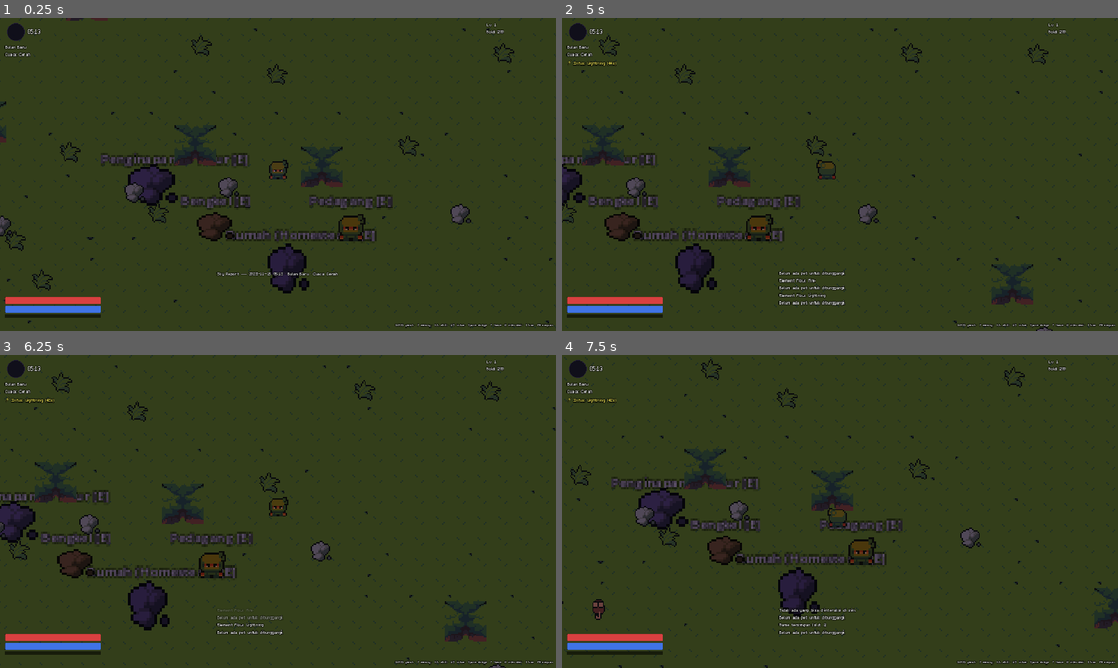
Above: before the commit, frames 1-4 (two rows, left to right).
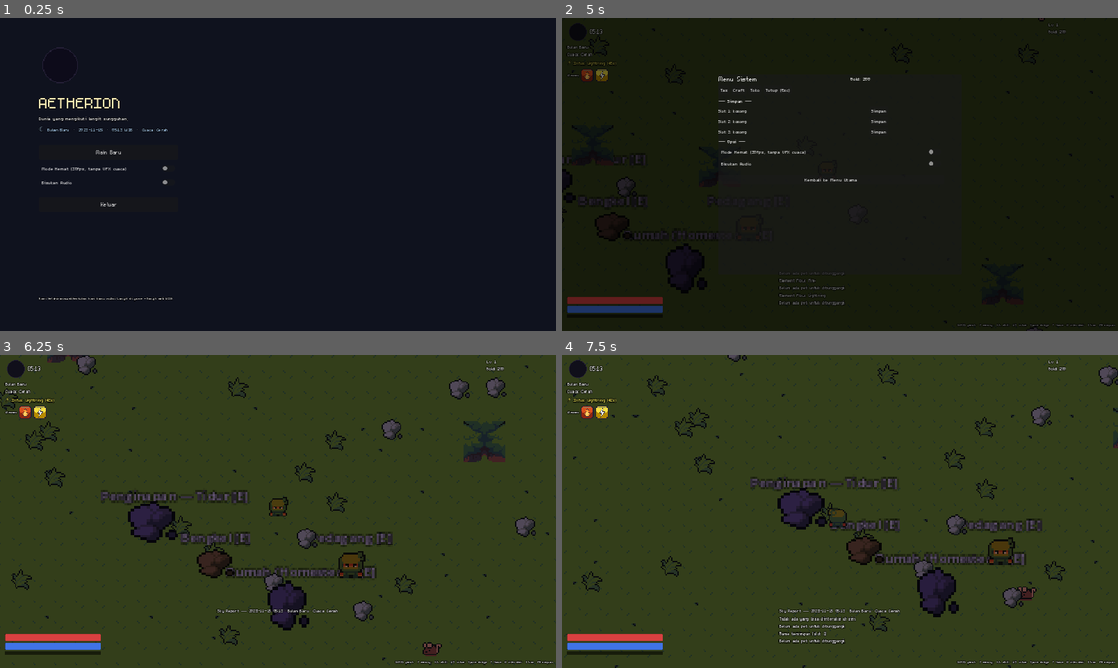
Above: after the commit, the same moments.

Repository: lifkieh/Aetherion
Game: Godot game, scene res://scenes/ui/MainMenu.tscn
Two runs of this game, one before a commit and one after it. Both use one fixed random seed, a clock stepped at 60 frames per second and the inputs below. Before the commit the project starts from res://scenes/Main.tscn.
Inputs (mouse positions are in pixels of both pictures, inside the frame that each line leads up to):
- Up to frame 1 (0.25 s): no input
- Up to frame 2 (5 s): click (673, 152) at 0.5 s, where only the run after the commit has a clickable "Main Baru"; tap Enter at 1.25 s; hold D (move_right) 1.28-2.03 s; tap R (mount) at 1.35, 2.3, 3.05, 3.8, 4.55 s; hold S (move_down) 2.03-2.78 s; tap J (attack) at 2.1 s; hold D (move_right) 2.78-3.53 s; tap Space (dodge) at 2.85 s; hold W (move_up) 3.53-4.28 s; tap 1 (infuse_fire) at 3.6 s; hold A (move_left) from 4.28 s (still down); tap 2 (infuse_lightning) at 4.35 s; tap Escape (pause_menu) at 4.9 s
- Up to frame 3 (6.25 s): release A (move_left) at 5 s; click (316, 448) at 5 s, where only the run after the commit has a clickable "Simpan"; click (339, 448) at 5.75 s, where only the run after the commit has a clickable "Muat"
- Up to frame 4 (7.5 s): hold A (move_left) 6.53-7.28 s; tap E (interact) at 6.6 s; tap R (mount) at 6.8, 7.35 s; tap F7 (save_game) at 7.15 s; hold S (move_down) from 7.28 s (still down)

The runs differ from the first frame. In frame 1, 96% of the frame differs, in the area x 0-100%, y 0-100%; in frame 2, 95%; in frame 3, 11%; in frame 4, 11%.

Commit message:
M8 Polish: Main Menu, 3-slot save/load UI + backup + schema, system menu, Mode Hemat, element icons in HUD, Sky Report; 57/57 tests. FASE 0 FEATURE-COMPLETE
Co-Authored-By: Claude Opus 4.8 (1M context) <noreply@anthropic.com>

Diff:
--- a/game/autoload/PlayerData.gd
+++ b/game/autoload/PlayerData.gd
@@ -55,6 +55,33 @@
 	recalculate_stats()
 	hp = max_hp
 	mp = max_mp
+
+## Reset to a fresh character (New Game). birth_sign from creation date (v0.3 §3.3).
+func new_game() -> void:
+	level = 1; exp = 0; stat_points = 0
+	attributes = {"STR": 5, "END": 5, "AGI": 5, "INT": 5, "LUK": 5}
+	gold = 200
+	inventory = {"minor_potion": 3, "basic_orb": 2, "wooden_sword": 1, "seed_mintleaf": 3}
+	equipped_weapon = "wooden_sword"
+	known_skills = ["strike", "flame_slash", "spark_bolt"]
+	mastered_elements = ["fire", "lightning"]
+	infusion = {}
+	monsters = []
+	active_pet_index = -1
+	mounted = false
+	homestead_plots = []
+	scenario_flags = {}
+	titles = []
+	professions = {"main": "adventurer", "sub": []}
+	birth_sign = _birth_sign_from_today()
+	recalculate_stats()
+	hp = max_hp
+	mp = max_mp
+
+func _birth_sign_from_today() -> String:
+	# 12 Rasi Agung mapped by month (v0.3 §3.1) — flavor.
+	var signs := ["Serigala","Paus","Pedang","Timbangan","Naga","Kelinci","Mahkota","Jangkar","Obor","Cermin","Benih","Gerbang"]
+	return signs[(GameClock.now_wib().month - 1) % 12]
 
 # --- EXP / leveling ---------------------------------------------------------
 
--- /dev/null
+++ b/game/autoload/Settings.gd
@@ -0,0 +1,44 @@
+extends Node
+## Settings (M8) — Mode Hemat (eco), audio, persisted to user://settings.cfg.
+
+signal changed()
+
+const PATH := "user://settings.cfg"
+
+var eco_mode := false        # disable weather VFX, cap 30fps
+var muted := false
+var music_volume := 0.8
+
+func _ready() -> void:
+	load_cfg()
+	apply()
+
+func apply() -> void:
+	Engine.max_fps = 30 if eco_mode else 60
+	Audio.set_muted(muted)
+	changed.emit()
+
+func set_eco(v: bool) -> void:
+	eco_mode = v
+	apply()
+	save_cfg()
+
+func set_muted_pref(v: bool) -> void:
+	muted = v
+	apply()
+	save_cfg()
+
+func save_cfg() -> void:
+	var cfg := ConfigFile.new()
+	cfg.set_value("video", "eco_mode", eco_mode)
+	cfg.set_value("audio", "muted", muted)
+	cfg.set_value("audio", "music_volume", music_volume)
+	cfg.save(PATH)
+
+func load_cfg() -> void:
+	var cfg := ConfigFile.new()
+	if cfg.load(PATH) != OK:
+		return
+	eco_mode = cfg.get_value("video", "eco_mode", false)
+	muted = cfg.get_value("audio", "muted", false)
+	music_volume = cfg.get_value("audio", "music_volume", 0.8)
--- a/game/autoload/WorldState.gd
+++ b/game/autoload/WorldState.gd
@@ -122,3 +122,8 @@
 	weather = d.get("weather", "sunny")
 	counters = d.get("counters", {})
 	node_states = d.get("node_states", {})
+
+func new_game() -> void:
+	counters = {}
+	node_states = {}
+	_roll_weather(true)
--- a/game/project.godot
+++ b/game/project.godot
@@ -7,7 +7,7 @@
 
 config/name="Aetherion"
 config/description="2D open-world sandbox action RPG — real WIB time, lunar sky, taming, crafting."
-run/main_scene="res://scenes/Main.tscn"
+run/main_scene="res://scenes/ui/MainMenu.tscn"
 config/features=PackedStringArray("4.3", "GL Compatibility")
 config/icon="res://icon.svg"
 
@@ -22,6 +22,7 @@
 SaveManager="*res://autoload/SaveManager.gd"
 Audio="*res://autoload/Audio.gd"
 ScenarioManager="*res://autoload/ScenarioManager.gd"
+Settings="*res://autoload/Settings.gd"
 
 [display]
 
--- a/game/scenes/Main.gd
+++ b/game/scenes/Main.gd
@@ -32,6 +32,7 @@
 	_add_hud()
 	_prime_monsters()
 	EventBus.weather_changed.connect(_on_weather_changed)
+	Settings.changed.connect(func(): _on_weather_changed(WorldState.weather))
 	_on_weather_changed(WorldState.weather)
 	Audio.play_music("11 - Clearing.ogg")
 	# Optional automated screenshot for verification (--screenshot arg or env)
@@ -252,7 +253,7 @@
 
 func _on_weather_changed(w: String) -> void:
 	if rain:
-		rain.emitting = w in ["rain", "thunderstorm"]
+		rain.emitting = (w in ["rain", "thunderstorm"]) and not Settings.eco_mode
 
 func _process_rain_follow() -> void:
 	if rain and player:
--- a/game/scenes/systems/WorldController.gd
+++ b/game/scenes/systems/WorldController.gd
@@ -15,7 +15,11 @@
 func _unhandled_input(event: InputEvent) -> void:
 	if not event.is_pressed() or event.is_echo():
 		return
-	if Input.is_action_just_pressed("save_game"):
+	if Input.is_action_just_pressed("pause_menu"):
+		var menu := get_tree().get_first_node_in_group("inventory_ui")
+		if menu and menu.has_method("open"):
+			menu.open("system")
+	elif Input.is_action_just_pressed("save_game"):
 		SaveManager.save_game(1)
 	elif Input.is_action_just_pressed("tame"):
 		_try_tame()
--- a/game/scenes/ui/HUD.gd
+++ b/game/scenes/ui/HUD.gd
@@ -12,6 +12,8 @@
 var moon_label: Label
 var weather_label: Label
 var infusion_label: Label
+var elements_row: HBoxContainer
+var _last_elem_count := -1
 var gold_label: Label
 var level_label: Label
 var toast_box: VBoxContainer
@@ -60,6 +62,10 @@
 	infusion_label = _mk_label("", 14)
 	infusion_label.visible = false
 	topleft.add_child(infusion_label)
+	elements_row = HBoxContainer.new()
+	elements_row.add_theme_constant_override("separation", 2)
+	topleft.add_child(elements_row)
+	_refresh_elements()
 
 	# --- Top-right: gold / level ---
 	var topright := VBoxContainer.new()
@@ -138,7 +144,28 @@
 	EventBus.minute_passed.connect(func(_d): _refresh_clock())
 	EventBus.toast.connect(_on_toast)
 
+func _refresh_elements() -> void:
+	if elements_row == null:
+		return
+	for c in elements_row.get_children():
+		c.queue_free()
+	var lbl := _mk_label("Elemen:", 12)
+	elements_row.add_child(lbl)
+	for elem in PlayerData.mastered_elements:
+		var p := "res://assets/game/ui/icons/element_%s_32.png" % elem
+		if ResourceLoader.exists(p):
+			var tr := TextureRect.new()
+			tr.texture = load(p)
+			tr.texture_filter = CanvasItem.TEXTURE_FILTER_NEAREST
+			tr.custom_minimum_size = Vector2(18, 18)
+			tr.stretch_mode = TextureRect.STRETCH_KEEP_ASPECT_CENTERED
+			tr.tooltip_text = elem.capitalize()
+			elements_row.add_child(tr)
+	_last_elem_count = PlayerData.mastered_elements.size()
+
 func _process(_delta: float) -> void:
+	if PlayerData.mastered_elements.size() != _last_elem_count:
+		_refresh_elements()
 	if infusion_label == null:
 		return
 	if PlayerData.has_active_infusion():
--- /dev/null
+++ b/game/scenes/ui/MainMenu.gd
@@ -0,0 +1,114 @@
+extends Control
+## Main Menu (M8) — entry scene. New Game / Load (3 slots) / Options / Quit,
+## with a Sky Report of the real sky right now (Fase0 §8, v0.2 §10.8).
+
+var _font: Font
+
+func _ready() -> void:
+	if ResourceLoader.exists("res://assets/game/fonts/m5x7.ttf"):
+		_font = load("res://assets/game/fonts/m5x7.ttf")
+	_build()
+	if OS.get_environment("AETHER_SHOT") == "1":
+		get_tree().create_timer(0.8).timeout.connect(func():
+			if DisplayServer.get_name() != "headless":
+				var img := get_viewport().get_texture().get_image()
+				if img: img.save_png("user://shot.png")
+			get_tree().quit())
+
+func _lbl(t: String, s: int) -> Label:
+	var l := Label.new()
+	l.text = t
+	if _font: l.add_theme_font_override("font", _font)
+	l.add_theme_font_size_override("font_size", s)
+	l.add_theme_constant_override("outline_size", 4)
+	l.add_theme_color_override("font_outline_color", Color(0, 0, 0, 0.8))
+	return l
+
+func _button(t: String, cb: Callable) -> Button:
+	var b := Button.new()
+	b.text = t
+	if _font: b.add_theme_font_override("font", _font)
+	b.add_theme_font_size_override("font_size", 18)
+	b.custom_minimum_size = Vector2(320, 34)
+	b.pressed.connect(cb)
+	return b
+
+func _build() -> void:
+	var bg := ColorRect.new()
+	bg.color = Color(0.06, 0.07, 0.12)
+	bg.set_anchors_preset(Control.PRESET_FULL_RECT)
+	add_child(bg)
+
+	# moon icon
+	var mi := TextureRect.new()
+	var idx := GameClock.moon_index()
+	var mp := "res://assets/game/sky/moon/moon_%d_%s.png" % [idx, ["new","waxing_crescent","first_quarter","waxing_gibbous","full","waning_gibbous","last_quarter","waning_crescent"][idx]]
+	if ResourceLoader.exists(mp):
+		mi.texture = load(mp)
+	mi.texture_filter = CanvasItem.TEXTURE_FILTER_NEAREST
+	mi.custom_minimum_size = Vector2(96, 96)
+	mi.stretch_mode = TextureRect.STRETCH_KEEP_ASPECT_CENTERED
+	mi.position = Vector2(90, 60)
+	add_child(mi)
+
+	var vb := VBoxContainer.new()
+	vb.position = Vector2(90, 170)
+	vb.add_theme_constant_override("separation", 8)
+	add_child(vb)
+
+	var title := _lbl("AETHERION", 56)
+	title.add_theme_color_override("font_color", Color(0.95, 0.9, 0.7))
+	vb.add_child(title)
+	vb.add_child(_lbl("Dunia yang mengikuti langit sungguhan.", 16))
+
+	# Sky Report
+	var ev := GameClock.sky_event_today()
+	var report := "☾ %s  ·  %s  ·  %s WIB  ·  Cuaca: %s" % [
+		GameClock.moon_name(), GameClock.date_string(), GameClock.time_string(),
+		{"sunny":"Cerah","rain":"Hujan","thunderstorm":"Badai Petir","blizzard":"Salju","blood_moon":"Bulan Darah"}.get(WorldState.weather, WorldState.weather)]
+	if ev != "": report += "  ·  ✦ " + ev
+	var rl := _lbl(report, 15)
+	rl.add_theme_color_override("font_color", Color(0.7, 0.85, 1.0))
+	vb.add_child(rl)
+
+	vb.add_child(_spacer(10))
+	vb.add_child(_button("Main Baru", _new_game))
+	if SaveManager.has_save(1) or SaveManager.has_save(2) or SaveManager.has_save(3):
+		for slot in [1, 2, 3]:
+			if SaveManager.has_save(slot):
+				var meta := SaveManager.save_meta(slot)
+				vb.add_child(_button("Muat Slot %d — %s Lv%d (%s)" % [slot, meta.get("name", "?"), meta.get("level", 1), meta.get("saved_at_str", "?")], _load.bind(slot)))
+	# Options
+	var eco := CheckButton.new()
+	eco.text = "Mode Hemat (30fps, tanpa VFX cuaca)"
+	if _font: eco.add_theme_font_override("font", _font)
+	eco.button_pressed = Settings.eco_mode
+	eco.toggled.connect(func(v): Settings.set_eco(v))
+	vb.add_child(eco)
+	var mute := CheckButton.new()
+	mute.text = "Bisukan Audio"
+	if _font: mute.add_theme_font_override("font", _font)
+	mute.button_pressed = Settings.muted
+	mute.toggled.connect(func(v): Settings.set_muted_pref(v))
+	vb.add_child(mute)
+
+	vb.add_child(_spacer(6))
+	vb.add_child(_button("Keluar", func(): get_tree().quit()))
+
+	var hint := _lbl("Rasi Kelahiranmu ditentukan hari kamu mulai. Langit di game = langit asli WIB.", 12)
+	hint.position = Vector2(90, 640)
+	add_child(hint)
+
+func _spacer(h: int) -> Control:
+	var c := Control.new()
+	c.custom_minimum_size = Vector2(0, h)
+	return c
+
+func _new_game() -> void:
+	PlayerData.new_game()
+	WorldState.new_game()
+	get_tree().change_scene_to_file("res://scenes/Main.tscn")
+
+func _load(slot: int) -> void:
+	if SaveManager.load_game(slot):
+		get_tree().change_scene_to_file("res://scenes/Main.tscn")
--- /dev/null
+++ b/game/scenes/ui/MainMenu.tscn
@@ -0,0 +1,10 @@
+[gd_scene load_steps=2 format=3]
+
+[ext_resource type="Script" path="res://scenes/ui/MainMenu.gd" id="1"]
+
+[node name="MainMenu" type="Control"]
+layout_mode = 3
+anchors_preset = 15
+anchor_right = 1.0
+anchor_bottom = 1.0
+script = ExtResource("1")
--- a/game/scenes/ui/MenuUI.gd
+++ b/game/scenes/ui/MenuUI.gd
@@ -134,6 +134,41 @@
 		"inventory": _build_inventory()
 		"crafting": _build_crafting()
 		"shop": _build_shop()
+		"system": _build_system()
+
+func _build_system() -> void:
+	title.text = "Menu Sistem"
+	content.add_child(_mk_label("— Simpan —", 16))
+	for slot in [1, 2, 3]:
+		var h := _row()
+		var meta := SaveManager.save_meta(slot)
+		var info := "kosong" if meta.is_empty() else "%s Lv%d (%s)" % [meta.get("name", "?"), meta.get("level", 1), meta.get("saved_at_str", "?")]
+		var l := _mk_label("Slot %d: %s" % [slot, info], 14)
+		l.custom_minimum_size = Vector2(340, 0)
+		h.add_child(l)
+		h.add_child(_btn("Simpan", func(): SaveManager.save_game(slot); _rebuild()))
+		if SaveManager.has_save(slot):
+			h.add_child(_btn("Muat", _load_slot.bind(slot)))
+	content.add_child(_mk_label("— Opsi —", 16))
+	var eco := CheckButton.new()
+	eco.text = "Mode Hemat (30fps, tanpa VFX cuaca)"
+	if _font: eco.add_theme_font_override("font", _font)
+	eco.button_pressed = Settings.eco_mode
+	eco.toggled.connect(func(v): Settings.set_eco(v))
+	content.add_child(eco)
+	var mute := CheckButton.new()
+	mute.text = "Bisukan Audio"
+	if _font: mute.add_theme_font_override("font", _font)
+	mute.button_pressed = Settings.muted
+	mute.toggled.connect(func(v): Settings.set_muted_pref(v))
+	content.add_child(mute)
+	content.add_child(_mk_label(" ", 8))
+	content.add_child(_btn("Kembali ke Menu Utama", func(): close_menu(); get_tree().change_scene_to_file("res://scenes/ui/MainMenu.tscn")))
+
+func _load_slot(slot: int) -> void:
+	if SaveManager.load_game(slot):
+		close_menu()
+		get_tree().change_scene_to_file("res://scenes/Main.tscn")
 
 func _build_inventory() -> void:
 	title.text = "Tas"
--- a/game/tests/TestRunner.gd
+++ b/game/tests/TestRunner.gd
@@ -20,6 +20,7 @@
 	_test_economy()
 	_test_crafting()
 	_test_scenario()
+	_test_saveload()
 	print("===== RESULT: %d passed, %d failed =====\n" % [passed, failed])
 	get_tree().quit(1 if failed > 0 else 0)
 
@@ -151,6 +152,32 @@
 	var young := {"crop_id": "mintleaf", "planted_at_unix": GameClock.unix_now() - int(grow / 4)}
 	check("young plot not ready", not HomesteadSystem.plot_status(young).ready)
 
+func _test_saveload() -> void:
+	print("[SaveManager]")
+	PlayerData.new_game()
+	PlayerData.level = 7
+	PlayerData.add_gold(1234)
+	PlayerData.add_item("wolf_fang", 5)
+	WorldState.set_counter("rabbits_killed", 42)
+	var ok := SaveManager.save_game(3)
+	check("save writes", ok and SaveManager.has_save(3))
+	# mutate then load
+	PlayerData.level = 99
+	PlayerData.gold = 0
+	PlayerData.inventory.clear()
+	WorldState.set_counter("rabbits_killed", 0)
+	var loaded := SaveManager.load_game(3)
+	check("load succeeds", loaded)
+	check("level restored", PlayerData.level == 7, str(PlayerData.level))
+	check("gold restored", PlayerData.gold == 200 + 1234, str(PlayerData.gold))
+	check("item restored", PlayerData.item_count("wolf_fang") == 5)
+	check("world counter restored", WorldState.get_counter("rabbits_killed") == 42)
+	# second save creates a backup
+	SaveManager.save_game(3)
+	check("backup created", FileAccess.file_exists(SaveManager.backup_path(3, 1)))
+	check("schema version present", SaveManager.build_payload().get("schema_version", 0) == SaveManager.SCHEMA_VERSION)
+	SaveManager.delete_save(3)
+
 func _test_scenario() -> void:
 	print("[ScenarioManager]")
 	var id := "moon_rabbit_warren"
Not shown, changed: STATUS.md
Not shown, added: reports/m8_hud.png
Not shown, added: reports/m8_menu.png
